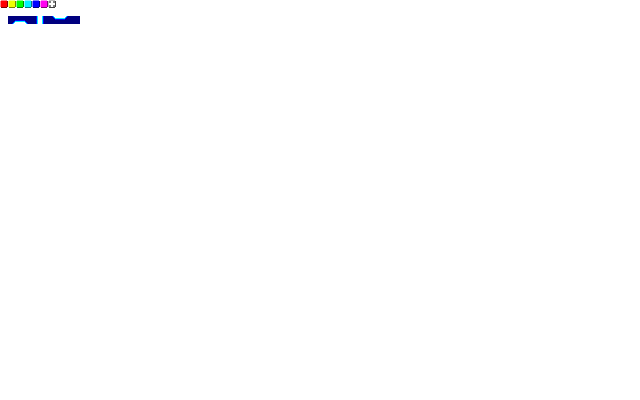
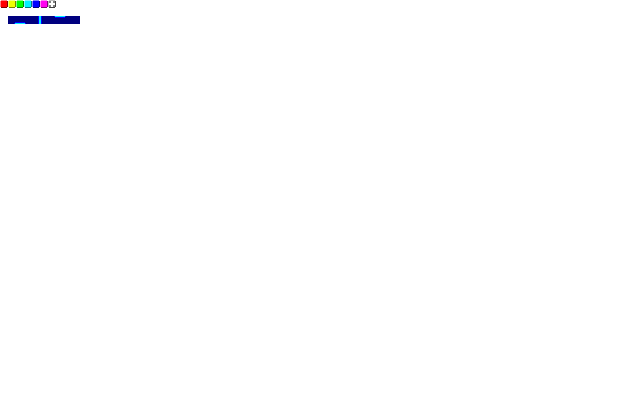
The second 640x400 image is a revision of the first. Changes to its layers:
painted on "Background copy" over left=12, top=16, right=68, bottom=24
